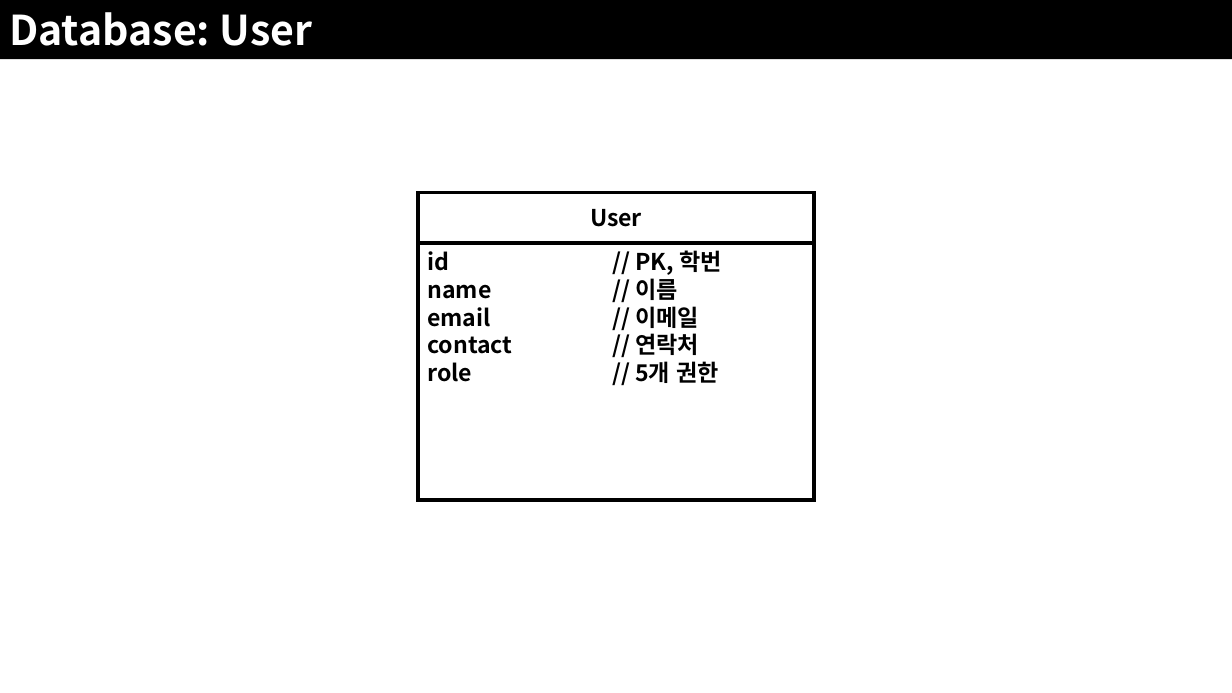
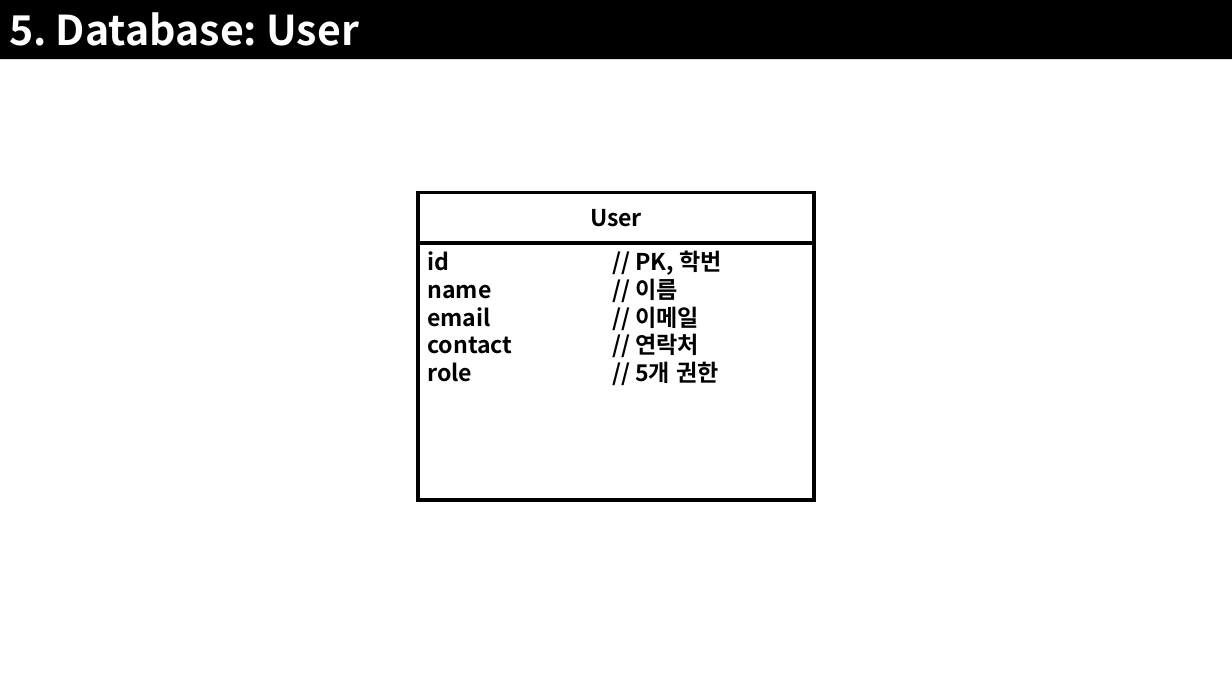
Before and after one commit to JoSihun/CGVR_Lab, a slide deck: slide 23 of documents/01_프로젝트_개발계획.pptx (slide 24 before the commit). Drawn at 1232x693 pixels with LibreOffice and Linux fonts; fonts in the diff are those of the drawing. Boxes give left, top, right and bottom in pixels: in the first picture for what was removed or moved away, otherwise in the second. Text is boxed around its words. In the diff, an @@ line names an element or a change of style, - is before the commit and + after.

```diff
--- a/documents/01_프로젝트_개발계획.pptx
+++ b/documents/01_프로젝트_개발계획.pptx
@@ text in rectangle at <box>9,12,360,46</box>: text changed @@
-Database: User
+5. Database: User
```
Also in this commit, not shown: 23 other slides changed, 7 slides added, 4 slides removed.
